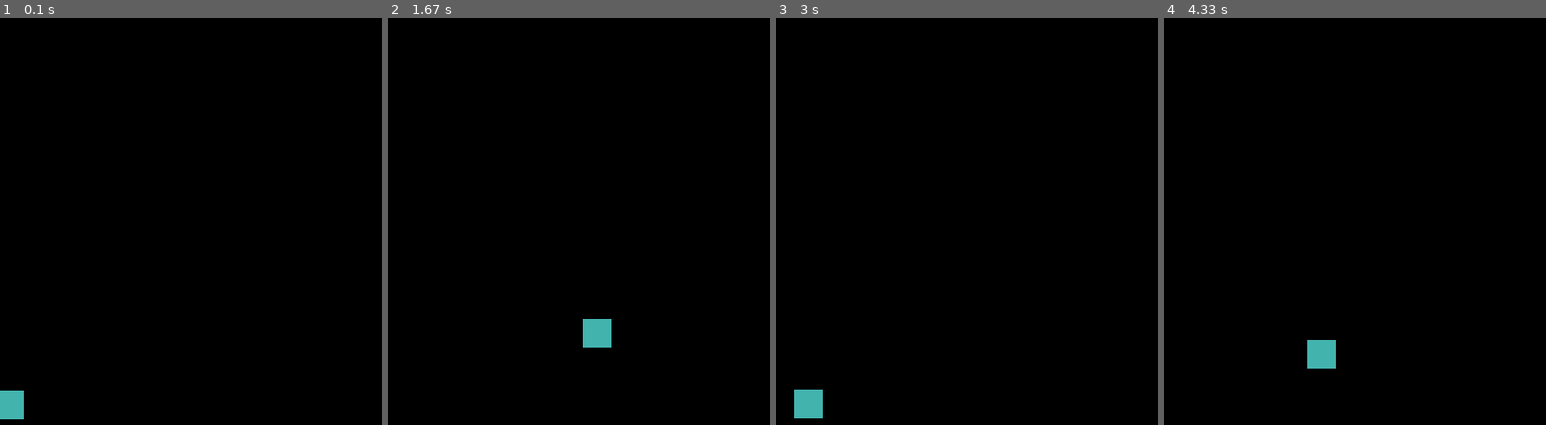
Above: before the commit, frames 1-4 (left to right).
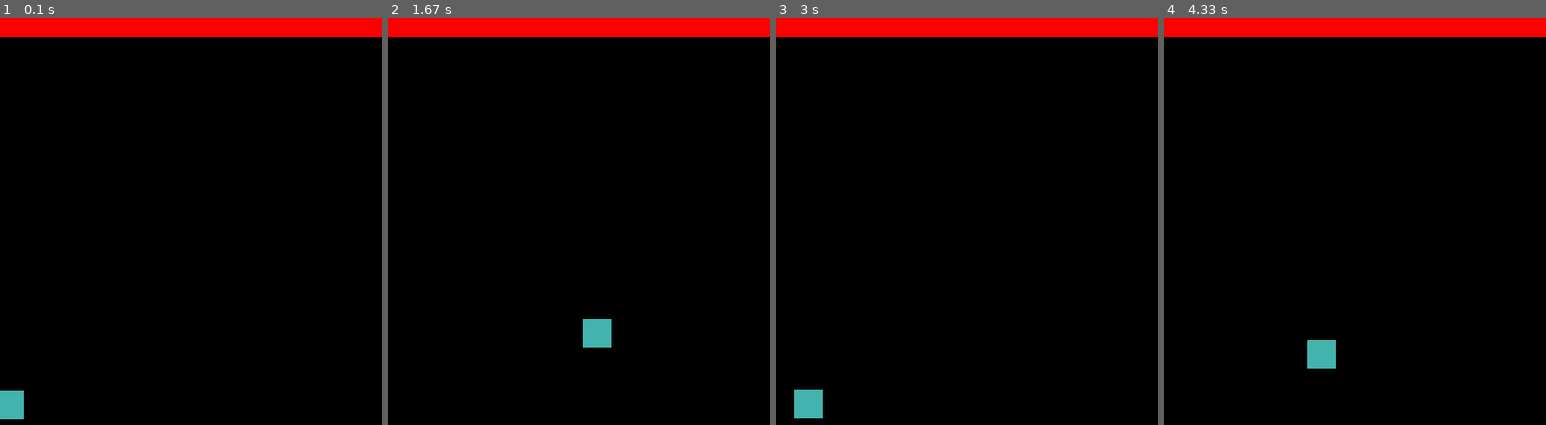
Above: after the commit, the same moments.

Repository: svidovich/python-experiments
Game: pygame game, started from pygame-something/sample.py
Same seed, same stepped clock (60 frames per second), same inputs: the game is played once before the commit and once after it.
Inputs:
- Up to frame 1 (0.1 s): no input
- Up to frame 2 (1.67 s): hold Right 0.33-0.8 s; hold Up 0.83-1.13 s; hold Right 1.17-1.63 s
- Up to frame 3 (3 s): hold Left 1.67-2.2 s; hold Down 2.23-2.53 s; hold Left 2.57-2.97 s
- Up to frame 4 (4.33 s): hold Up 3-3.37 s; hold Right 3.4-4.03 s; hold Down from 4.07 s (still down)

The runs differ from the first frame. In frame 1, 4.7% of the frame differs, in the area x 0-100%, y 0-5%; in frame 2, 4.7%; in frame 3, 4.7%; in frame 4, 4.7%.

Commit message:
Draw everything, new groups, walls, not platforms.

Diff:
--- a/pygame-something/sample.py
+++ b/pygame-something/sample.py
@@ -8,7 +8,7 @@
 from pygame.event import Event
 from pygame.key import ScancodeWrapper
 from pygame.math import Vector2
-from pygame.sprite import Group, Sprite
+from pygame.sprite import Group, Sprite, spritecollideany
 from pygame.time import Clock
 
 HEIGHT: Final[int] = 450
@@ -80,10 +80,10 @@
         self.rectangle.midbottom = self.position
 
 
-class Platform(Sprite):
-    PLATFORM_DEFAULT_FILL = (255, 0, 0)
-    PLATFORM_DEFAULT_SIZE = (WIDTH // 4, 20)
-    def __init__(self, size: Tuple[int]=PLATFORM_DEFAULT_SIZE, fill_color: Tuple[int]=PLATFORM_DEFAULT_FILL, initial_postition: Tuple[int]=ORIGIN):
+class Wall(Sprite):
+    WALL_DEFAULT_FILL = (255, 0, 0)
+    WALL_DEFAULT_SIZE = (WIDTH // 4, 20)
+    def __init__(self, size: Tuple[int]=WALL_DEFAULT_SIZE, fill_color: Tuple[int]=WALL_DEFAULT_FILL, initial_postition: Tuple[int]=ORIGIN):
         super().__init__()
         self.surface = Surface(size=size)
         self.surface.fill(color=fill_color)
@@ -105,11 +105,13 @@
     print(f'Display surface: {type(display_surface)}')
     pygame.display.set_caption("A Game")
 
-    platform_1 = Platform(size=(WIDTH, 20), initial_postition=(WIDTH // 2, HEIGHT - 10))
+    wall_1 = Wall(size=(WIDTH, 20), initial_postition=(WIDTH // 2, HEIGHT - 10))
     player_1 = Player()
 
     all_sprites = Group()
-    all_sprites.add([platform_1, player_1])
+    walls = Group()
+    all_sprites.add([wall_1, player_1])
+    walls.add([wall_1])
 
     while True:
         pygame.display.update()
@@ -124,10 +126,8 @@
         player_1.move()
 
         entity: Sprite
+        display_surface.fill(BLACK)
         for entity in all_sprites:
-            # import pdb
-            # pdb.set_trace()
-            display_surface.fill(BLACK)
             entity.draw(surface=display_surface)
 
         game_clock.tick(FPS)
